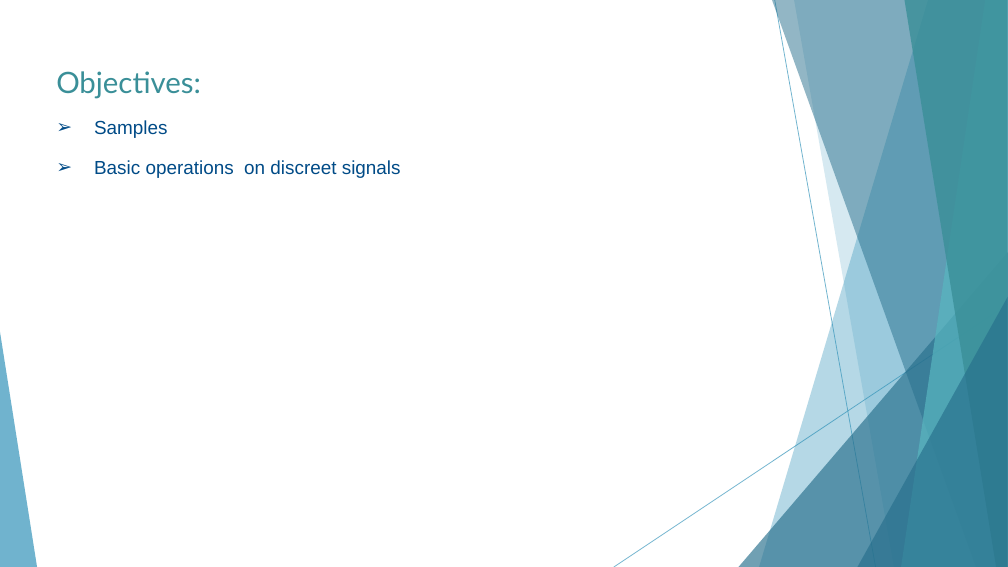
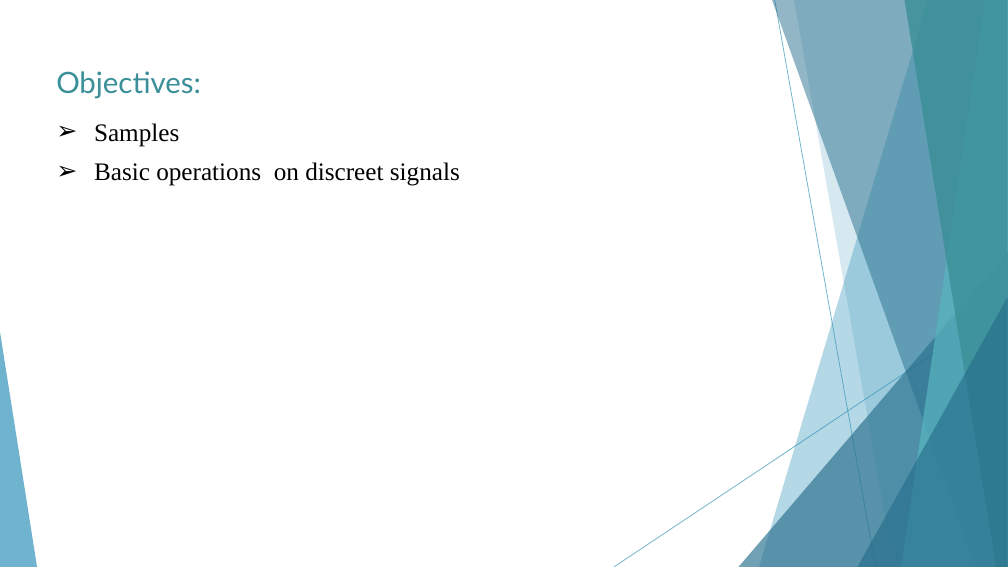
Before and after one commit to AhMjOU/DSP2, a slide deck: slide 2 of lec2.pptx. Drawn at 1008x567 pixels with LibreOffice and Linux fonts; fonts in the diff are those of the drawing. Boxes give left, top, right and bottom in pixels: in the first picture for what was removed or moved away, otherwise in the second. Text is boxed around its words. In the diff, an @@ line names an element or a change of style, - is before the commit and + after.

```diff
--- a/lec2.pptx
+++ b/lec2.pptx
@@ text "Samples" at box(94, 123, 179, 147): size 18 to 24 pt, font Arial to Times New Roman, text colour #004B87 to #000000 @@
@@ text "Basic operations on discreet signals" at box(94, 162, 460, 186): size 18 to 24 pt, font Arial to Times New Roman, text colour #004B87 to #000000 @@
```
Also in this commit, not shown: 1 slide added, 1 other file.
